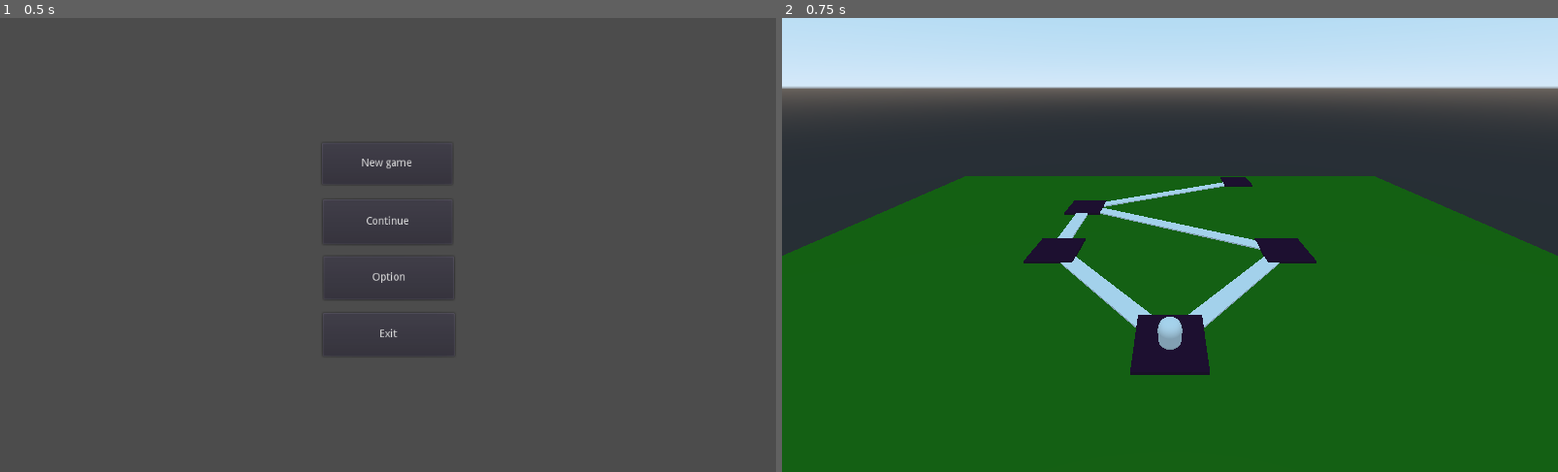
Above: before the commit, frames 1-2 (left to right).
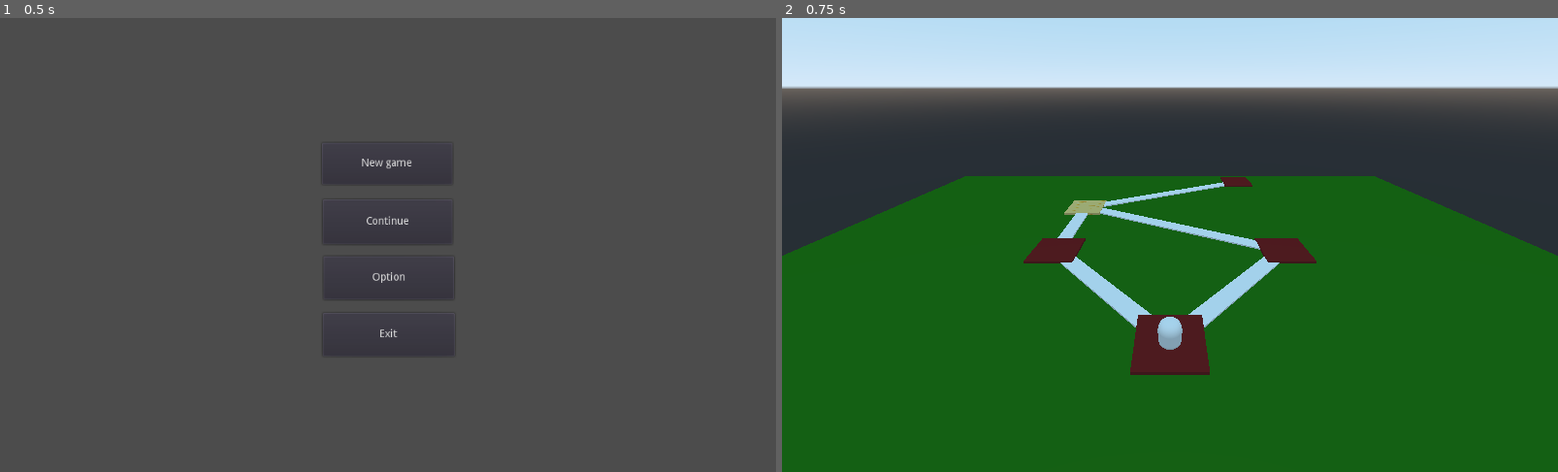
Above: after the commit, the same moments.

Repository: tpgame-spbstu/Tabletop-roguelike
Game: Godot game, scene res://main_menu.tscn
The game is run twice, just before and just after one commit, with the same random seed, the same clock (stepped at 60 frames per second) and the same inputs.
Inputs:
- Up to frame 1 (0.5 s): no input
- Up to frame 2 (0.75 s): click "New game" at 0.5 s

Frame 1 is identical in both runs. In frame 2, 1.9% of the frame differs, in the area x 31-69%, y 35-79%.

Commit message:
Добавил установку текстуры на точку карты через map_location #95

Diff:
--- a/Map/Location/map_location.gd
+++ b/Map/Location/map_location.gd
@@ -2,14 +2,22 @@
 # class_name MapLocation
 
 
-var scene : String
-var params : Dictionary
+var scene: String
+var params: Dictionary
 var pos: Vector2
+# array of textures (as string paths to rss)
+# one texture per surface
+var _textures: Array setget ,get_textures
 
 
-func _init(scene : String, params : Dictionary, pos: Vector2):
+func _init(scene: String, params: Dictionary, pos: Vector2, textures: Array=[]):
 	# scene to be opened
 	self.scene = scene
 	self.params = params
 	# position of the current location
 	self.pos = pos
+	_textures = textures
+
+
+func get_textures():
+	return _textures
--- a/Map/Location/map_point.tscn
+++ b/Map/Location/map_point.tscn
@@ -10,7 +10,23 @@
 func initialize(map, map_location):
 	self.map_location = map_location
 	connect(\"map_point_click\", map, \"_on_map_point_click\")
+	_set_textures(map_location.get_textures())
 
+
+func _set_textures(textures: Array):
+	var mesh = get_node(\"MeshInstance\")
+	# number of textures should be the >= than the number of surfaces
+	# if more, the excess ones will be ignored
+	if textures.size() >= mesh.get_surface_material_count():
+		for i in mesh.get_surface_material_count():
+			# if not duplicated, all other instances will share the same material
+			var mat = mesh.get_active_material(i).duplicate()
+			# iirc, texture is mixed with the color
+			# the white color shouldn't mess the texture img up
+			mat.set_albedo(Color(1, 1, 1, 1))
+			mat.set_texture(SpatialMaterial.TEXTURE_ALBEDO, load(textures[i]))
+			# it seems, get_active_material returns a copy, hence the need in reassignment
+			mesh.set_surface_material(i, mat)
 
 
 func _on_Point_input_event(camera, event, position, normal, shape_idx):
@@ -23,7 +39,7 @@
 extents = Vector3( 3, 0.15, 3 )
 
 [sub_resource type="SpatialMaterial" id=38]
-albedo_color = Color( 0.172549, 0, 0.184314, 1 )
+albedo_color = Color( 0.478431, 0.0901961, 0.0901961, 1 )
 
 [sub_resource type="CubeMesh" id=37]
 material = SubResource( 38 )
--- a/game_load_manager.gd
+++ b/game_load_manager.gd
@@ -43,7 +43,8 @@
 	var sacrifice_scene : String = "res://Sacrifice_location/sacrifice_location.tscn"
 	var loc5 = MapLocation.new(fight_scene, {"shuffle_seed": 5, "ai_card_queue": card_queue2}, Vector2(-1, 1))
 	var loc4 = MapLocation.new(fight_scene, {"shuffle_seed": 1, "ai_card_queue": card_queue3}, Vector2(-1, 3))
-	var loc3 = MapLocation.new(fight_scene, {"shuffle_seed": 1337, "ai_card_queue": card_queue2}, Vector2(1, 2))
+	var loc3 = MapLocation.new(fight_scene, {"shuffle_seed": 1337, "ai_card_queue": card_queue2}, Vector2(1, 2),
+		["res://Map/Location/point_textures/texture_cheese_albedo.png", "res://Map/Location/point_textures/texture_cheese_albedo.png"])
 	var loc2 = MapLocation.new(sacrifice_scene, {}, Vector2(1, 1))
 	var loc1 = MapLocation.new("", {}, Vector2(0, 0))
 
Binary file added: Map/Location/point_textures/marble_albedo.png
Not shown, added: Map/Location/point_textures/marble_albedo.png.import
Binary file added: Map/Location/point_textures/texture_cheese_albedo.png
Not shown, added: Map/Location/point_textures/texture_cheese_albedo.png.import
Binary file added: Map/Location/point_textures/texture_cheese_ao.png
Not shown, added: Map/Location/point_textures/texture_cheese_ao.png.import
Binary file added: Map/Location/point_textures/wool_albedo.png
Not shown, added: Map/Location/point_textures/wool_albedo.png.import
